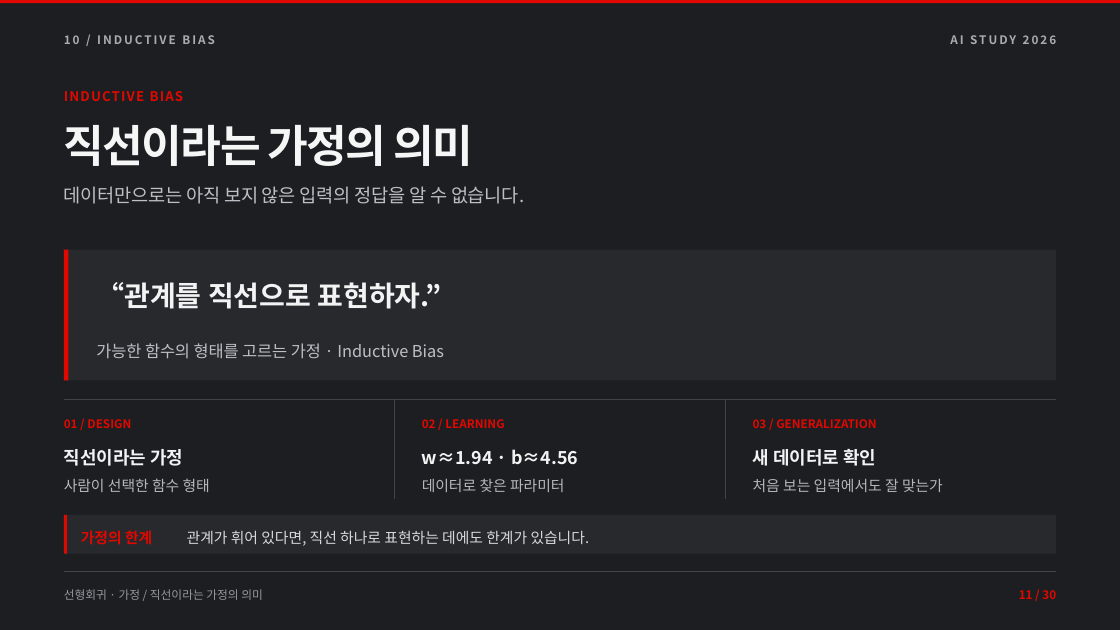
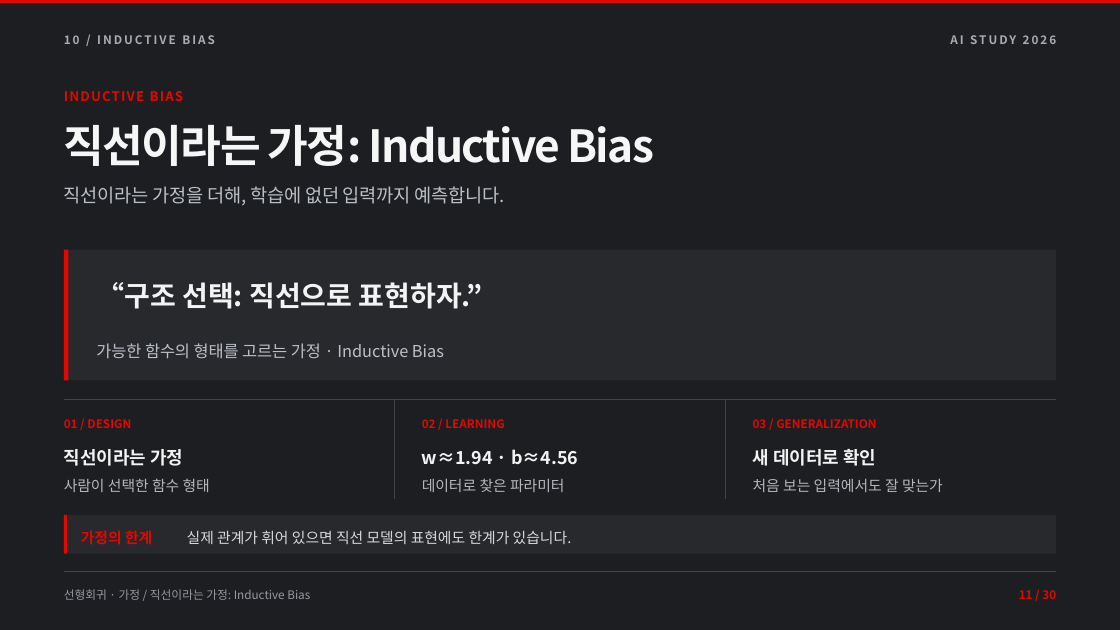
Before and after one commit to TRIPLESONG90/DAL, a slide deck: slide 11 of week2/DAL_Week2_AI_Learning.pptx. Drawn at 1120x630 pixels with LibreOffice and Linux fonts; fonts in the diff are those of the drawing. Boxes give left, top, right and bottom in pixels: in the first picture for what was removed or moved away, otherwise in the second. Text is boxed around its words. In the diff, an @@ line names an element or a change of style, - is before the commit and + after.

```diff
--- a/week2/DAL_Week2_AI_Learning.pptx
+++ b/week2/DAL_Week2_AI_Learning.pptx
@@ text at box(64, 125, 654, 166): text changed @@
-직선이라는 가정의 의미
+직선이라는 가정: Inductive Bias
@@ text at box(64, 186, 505, 206): text changed @@
-데이터만으로는 아직 보지 않은 입력의 정답을 알 수 없습니다.
+직선이라는 가정을 더해, 학습에 없던 입력까지 예측합니다.
@@ text at box(96, 282, 483, 309): text changed @@
-“관계를 직선으로 표현하자.”
+“구조 선택: 직선으로 표현하자.”
@@ text at box(187, 530, 572, 544): text changed @@
-관계가 휘어 있다면, 직선 하나로 표현하는 데에도 한계가 있습니다.
+실제 관계가 휘어 있으면 직선 모델의 표현에도 한계가 있습니다.
@@ text at box(64, 589, 310, 600): text changed @@
-선형회귀 · 가정 / 직선이라는 가정의 의미
+선형회귀 · 가정 / 직선이라는 가정: Inductive Bias
```
Also in this commit, not shown: 27 other slides changed, 16 other files.
